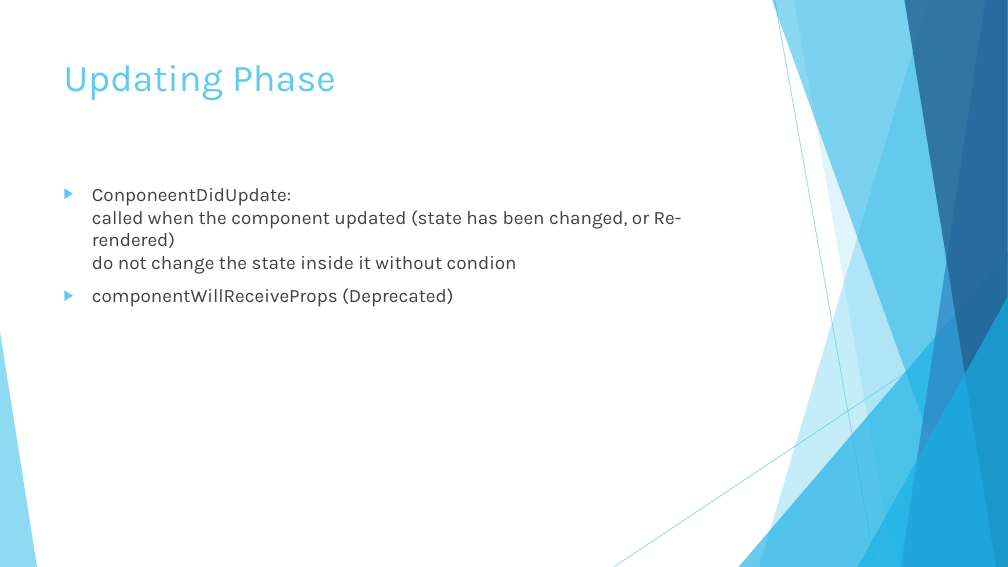
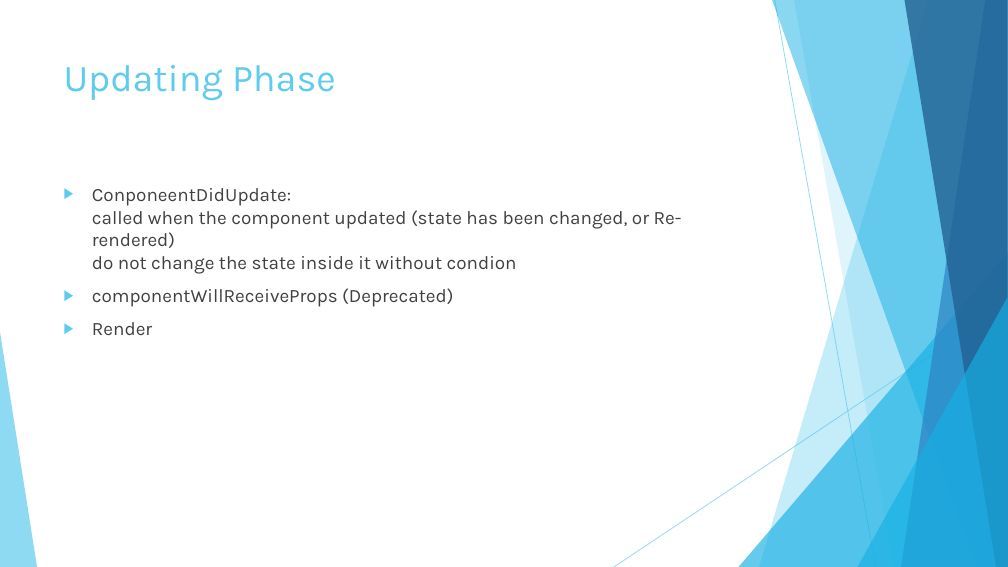
Before and after one commit to suhayb93/ReactCourseTraining, a slide deck: slide 19 of Presentation1.pptx. Drawn at 1008x567 pixels with LibreOffice and Linux fonts; fonts in the diff are those of the drawing. Boxes give left, top, right and bottom in pixels: in the first picture for what was removed or moved away, otherwise in the second. Text is boxed around its words. In the diff, an @@ line names an element or a change of style, - is before the commit and + after.

```diff
--- a/Presentation1.pptx
+++ b/Presentation1.pptx
@@ text at (x1=92, y1=322, x2=152, y2=335): paragraph added @@
+▶ Render
```
Also in this commit, not shown: 1 other slide changed, 1 slide added, 19 other files.
